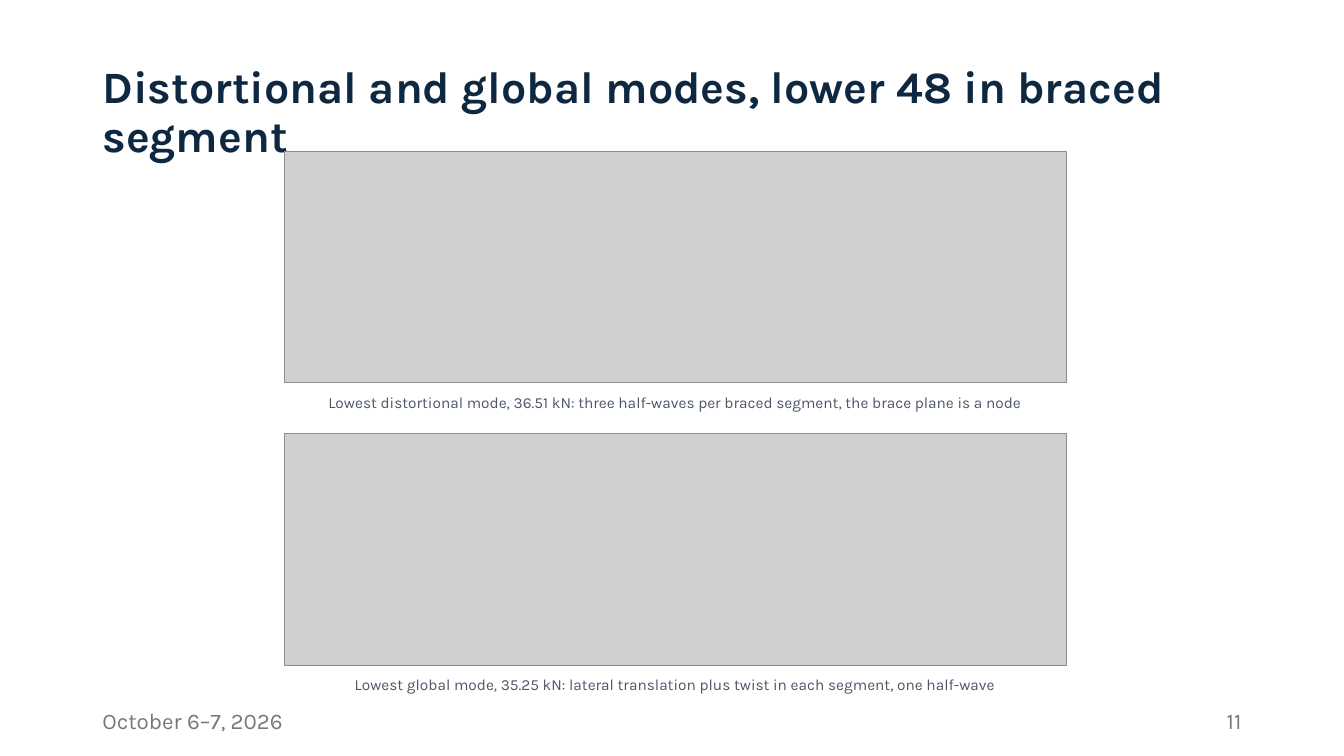
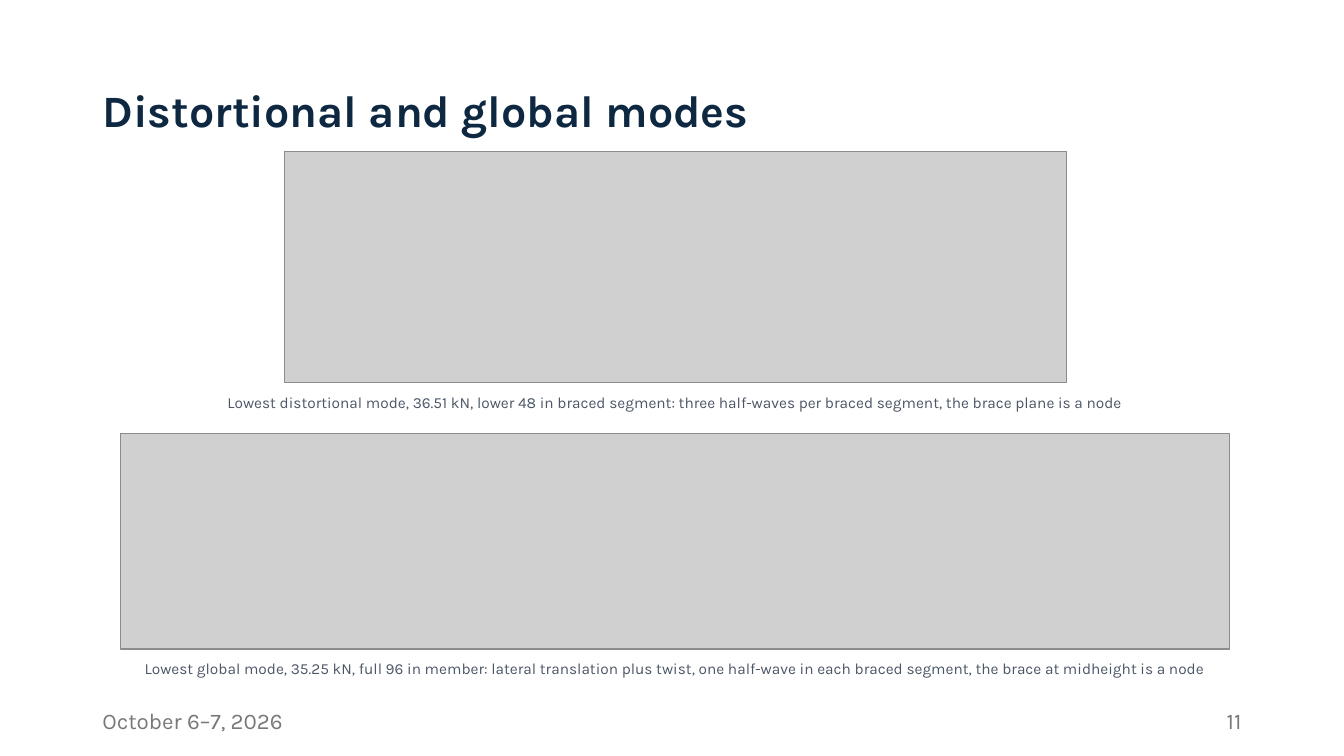
Before and after one commit to runtosolve/ICCFSS2026_MoenShabhariStudElasticBuckling, a slide deck: slide 11 of presentation/Moen_Shabhari_ICCFSS_2026.pptx. Drawn at 1344x756 pixels with LibreOffice and Linux fonts; fonts in the diff are those of the drawing; grey boxes stand for pictures. Boxes give left, top, right and bottom in pixels: in the first picture for what was removed or moved away, otherwise in the second. Text is boxed around its words. In the diff, an @@ line names an element or a change of style, - is before the commit and + after.

```diff
--- a/presentation/Moen_Shabhari_ICCFSS_2026.pptx
+++ b/presentation/Moen_Shabhari_ICCFSS_2026.pptx
@@ title at box(102, 95, 749, 139): text changed @@
-Distortional and global modes, lower 48 in braced segment
+Distortional and global modes
@@ text at box(227, 397, 1122, 412): text changed @@
-Lowest distortional mode, 36.51 kN: three half-waves per braced segment, the brace plane is a node
+Lowest distortional mode, 36.51 kN, lower 48 in braced segment: three half-waves per braced segment, the brace plane is a node
@@ picture: place and size @@
-picture at box(284, 434, 1067, 665)
+picture at box(121, 434, 1230, 649)
@@ text at box(145, 663, 1204, 678): text changed @@
-Lowest global mode, 35.25 kN: lateral translation plus twist in each segment, one half-wave
+Lowest global mode, 35.25 kN, full 96 in member: lateral translation plus twist, one half-wave in each braced segment, the brace at midheight is a node
```
Also in this commit, not shown: 6 other files.
